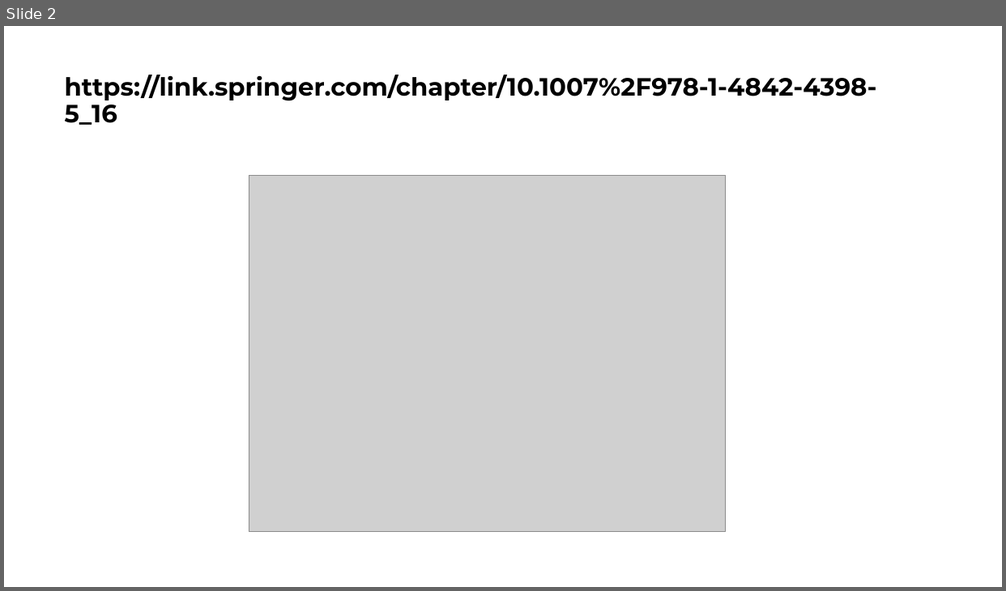
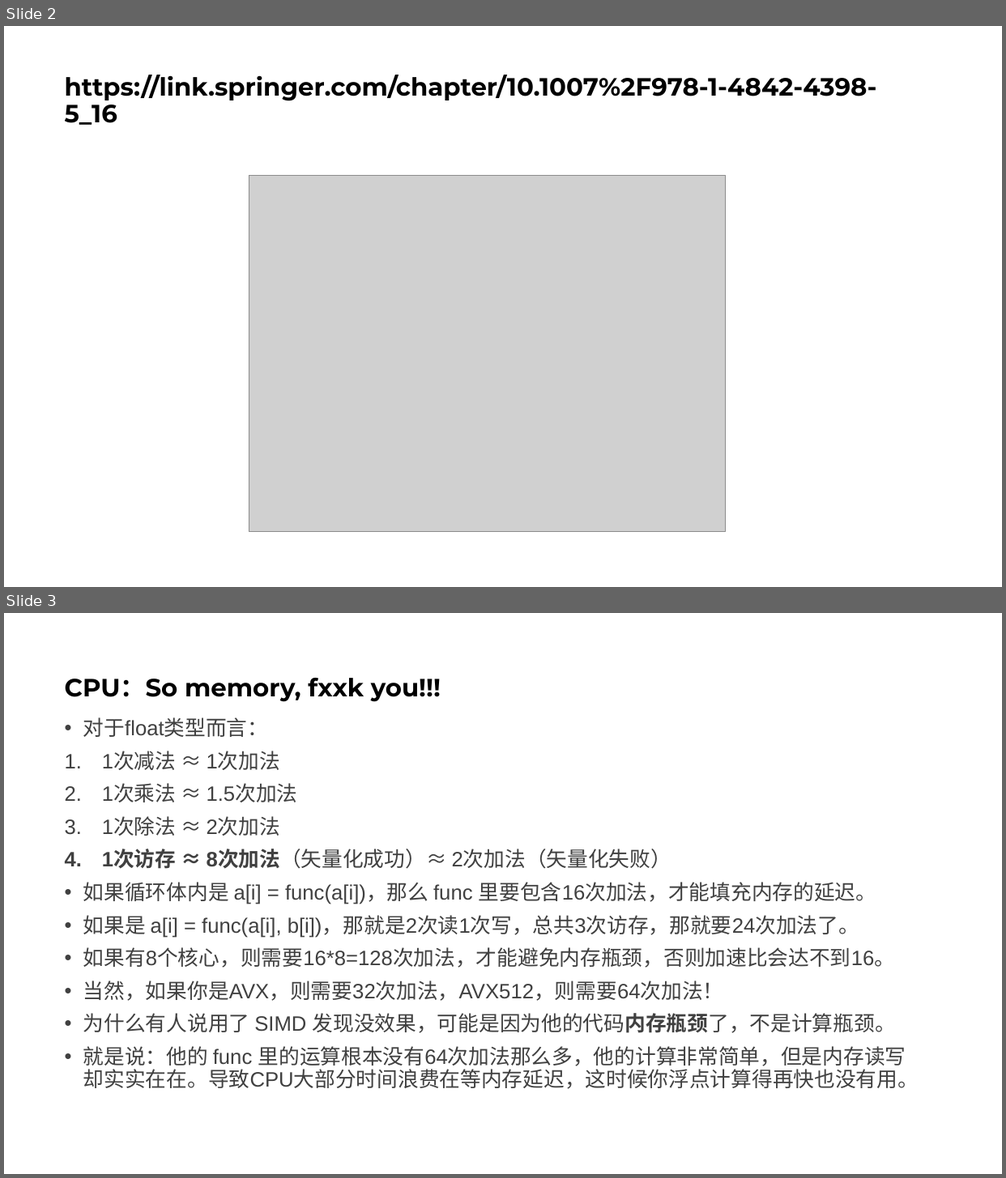
Before and after one commit to parallel101/course, a slide deck: 07/slides.pptx. Shown one above the other, each under a label of ours: slide 2 before the commit, slides 2 and 3 after it. The pictures are 1006x591 and 1006x1178 pixels, drawn with LibreOffice and Linux fonts; fonts in the diff are those of the drawing; grey boxes stand for pictures. Boxes give left, top, right and bottom in pixels: in the first picture for what was removed or moved away, otherwise in the second. Text is boxed around its words. In the diff, an @@ line names an element or a change of style, - is before the commit and + after.

```diff
--- a/07/slides.pptx
+++ b/07/slides.pptx
@@ slide 3 added at (x1=4, y1=613, x2=1002, y2=1174), background #FFFFFF @@
@@ title added at (x1=65, y1=678, x2=441, y2=702), 24 pt, text #000000, bold @@
+CPU：So memory, fxxk you!!!
@@ text added at (x1=83, y1=717, x2=918, y2=1089), 20 pt, text #404040 @@
+• 对于float类型而言：
+1. 1次减法 ≈ 1次加法
+2. 1次乘法 ≈ 1.5次加法
+3. 1次除法 ≈ 2次加法
+4. 1次访存 ≈ 8次加法（矢量化成功）≈ 2次加法（矢量化失败）
+• 如果循环体内是 a[i] = func(a[i])，那么 func 里要包含16次加法，才能填充内存的延迟。
+• 如果是 a[i] = func(a[i], b[i])，那就是2次读1次写，总共3次访存，那就要24次加法了。
+• 如果有8个核心，则需要16*8=128次加法，才能避免内存瓶颈，否则加速比会达不到16。
+• 当然，如果你是AVX，则需要32次加法，AVX512，则需要64次加法！
+• 为什么有人说用了 SIMD 发现没效果，可能是因为他的代码内存瓶颈了，不是计算瓶颈。
+• 就是说：他的 func 里的运算根本没有64次加法那么多，他的计算非常简单，但是内存读写却实实在在。导致CPU大部分时间浪费在等内存延迟，这时候你浮点计算得再快也没有用。
```
Also in this commit, not shown: 15 other files.
